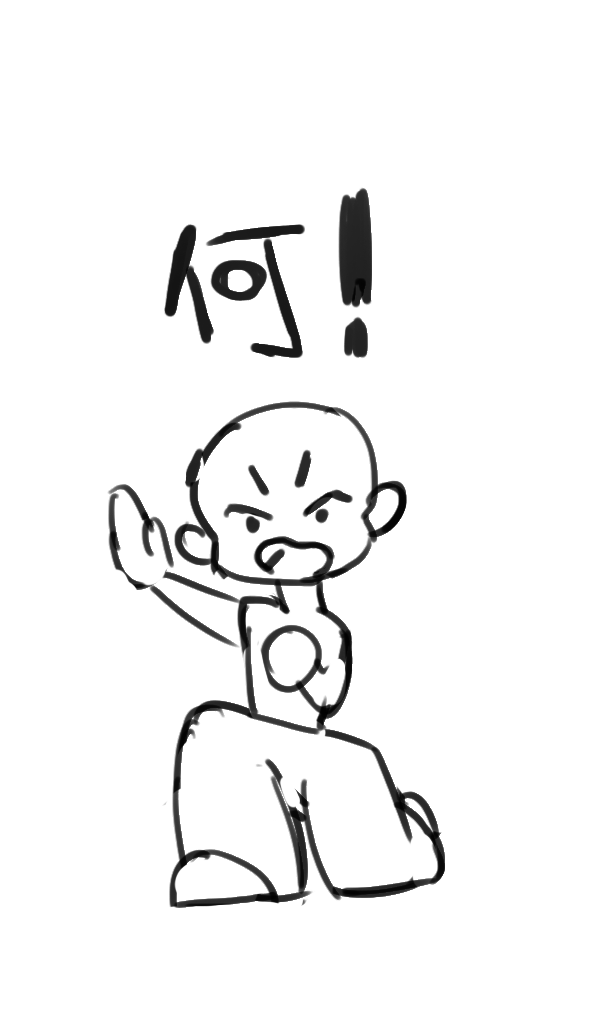
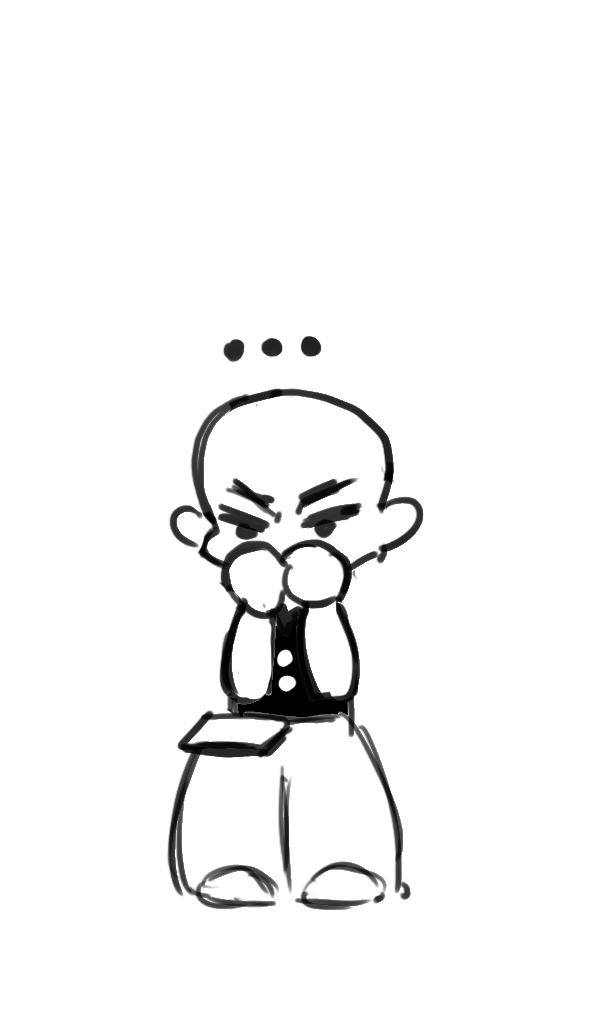
The second 600 × 1024 image is a revision of the first. Changes to its layers:
hid group "npc_0_notice_L_0.png" (5 layers) over [107, 187, 445, 910]
hid "图层 3" over [163, 187, 372, 359]
hid "图层 2" over [107, 401, 445, 908]
showed group "npc_0_notice_M_0.png" (4 layers) over [166, 335, 445, 910]
added layer "图层 13" in group "npc_0_notice_M_0.png" over [166, 335, 424, 910]